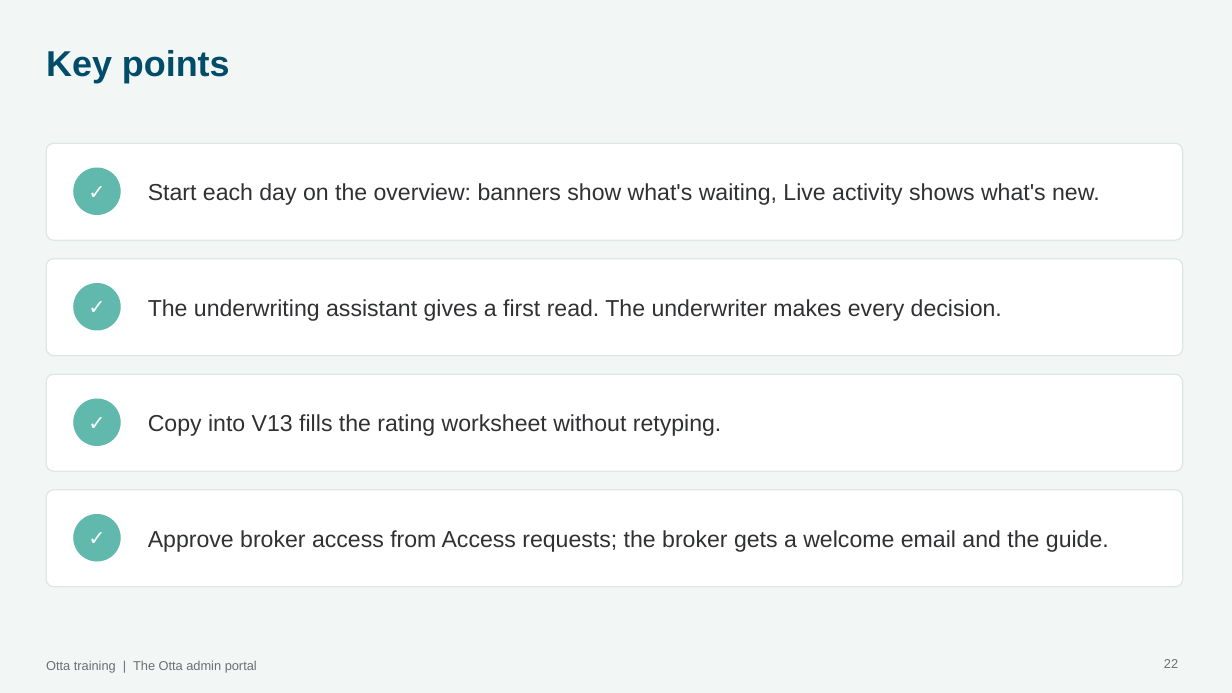
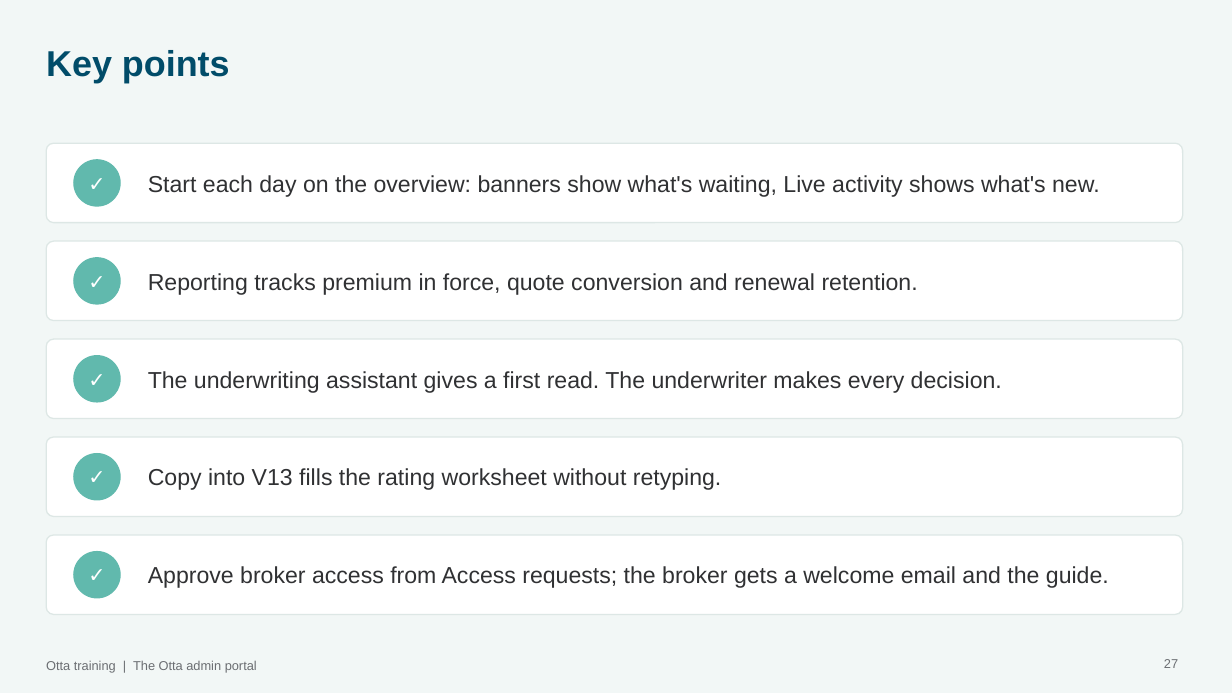
Before and after one commit to rebeccakfurness-boop/otta-MVP, a slide deck: slide 27 of docs/training/Otta training 2 - The admin portal.pptx (slide 22 before the commit). Drawn at 1232x693 pixels with LibreOffice and Linux fonts; fonts in the diff are those of the drawing; background and template pictures are left out. Boxes give left, top, right and bottom in pixels: in the first picture for what was removed or moved away, otherwise in the second. Text is boxed around its words. In the diff, an @@ line names an element or a change of style, - is before the commit and + after.

```diff
--- a/docs/training/Otta training 2 - The admin portal.pptx
+++ b/docs/training/Otta training 2 - The admin portal.pptx
@@ rounded rectangle: place and size @@
-rounded rectangle at [46,143,1183,240]
+rounded rectangle at [46,143,1183,223]
@@ text "Start each day on the ...": place and size @@
-text "Start each day on the ..." at [148,183,1100,205]
+text "Start each day on the ..." at [148,175,1100,197]
@@ ellipse: place and size @@
-ellipse at [74,168,120,214]
+ellipse at [74,160,120,206]
@@ text "✓": place and size @@
-text "✓" at [74,168,120,214]
+text "✓" at [74,160,120,206]
@@ rounded rectangle: place and size @@
-rounded rectangle at [46,259,1183,356]
+rounded rectangle at [46,241,1183,321]
@@ ellipse: place and size @@
-ellipse at [74,284,120,330]
+ellipse at [74,258,120,304]
@@ text "✓": place and size @@
-text "✓" at [74,284,120,330]
+text "✓" at [74,258,120,304]
@@ text added at [148,273,918,295], 18 pt, text #303133 @@
+Reporting tracks premium in force, quote conversion and renewal retention.
@@ rounded rectangle: place and size @@
-rounded rectangle at [46,374,1183,471]
+rounded rectangle at [46,339,1183,419]
@@ ellipse: place and size @@
-ellipse at [74,399,120,445]
+ellipse at [74,356,120,402]
@@ text "✓": place and size @@
-text "✓" at [74,399,120,445]
+text "✓" at [74,356,120,402]
@@ text "The underwriting assistant gives a ...": place and size @@
-text "The underwriting assistant gives a ..." at [148,299,1002,321]
+text "The underwriting assistant gives a ..." at [148,371,1002,393]
@@ proportions changed in 4 elements at [46,143,1183,223], [46,241,1183,321], [46,339,1183,419], [46,437,1183,517] @@
@@ rounded rectangle: place and size @@
-rounded rectangle at [46,490,1183,587]
+rounded rectangle at [46,437,1183,517]
@@ text "Copy into V13 fills the ...": place and size @@
-text "Copy into V13 fills the ..." at [148,414,722,436]
+text "Copy into V13 fills the ..." at [148,468,722,490]
@@ ellipse: place and size @@
-ellipse at [74,515,120,561]
+ellipse at [74,454,120,500]
@@ text "✓": place and size @@
-text "✓" at [74,515,120,561]
+text "✓" at [74,454,120,500]
@@ rounded rectangle added at [46,535,1183,615], fill #FFFFFF, outline #DDE7E5 1 pt @@
@@ text "Approve broker access from Access ...": place and size @@
-text "Approve broker access from Access ..." at [148,530,1109,552]
+text "Approve broker access from Access ..." at [148,566,1109,588]
@@ ellipse added at [74,552,120,598], fill #61B9AD, outline #61B9AD 1 pt @@
@@ text added at [74,552,120,598], 16 pt, text #FFFFFF, bold @@
+✓
@@ page number at [1164,659,1178,668]: text changed @@
-22
+27
```
Also in this commit, not shown: 5 other slides changed, 5 slides added, 36 other files.
